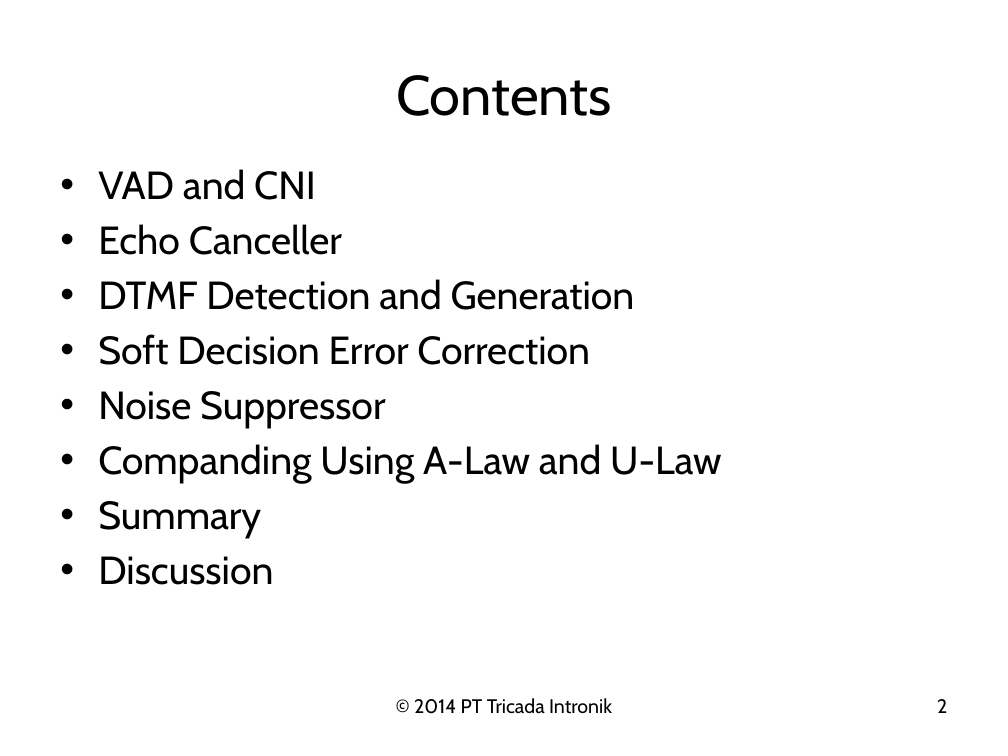
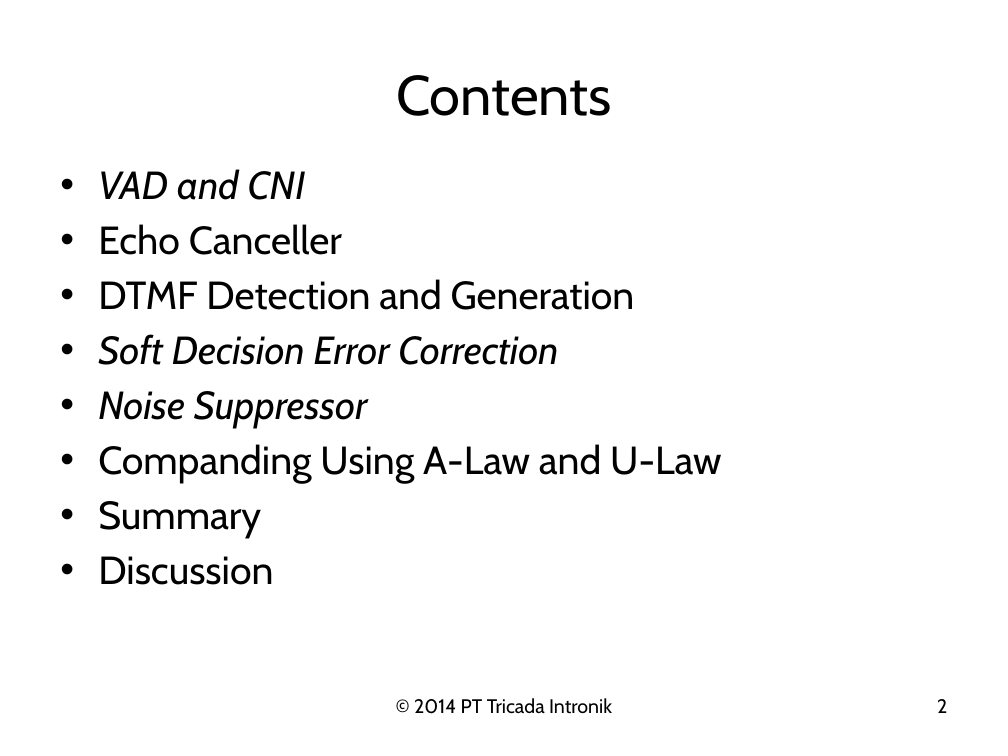
Before and after one commit to christiantigor/secure_modem, a slide deck: slide 2 of Workshop/Presentasi/Hardware Design - Vocoder Special Function.pptx. Drawn at 1008x756 pixels with LibreOffice and Linux fonts; fonts in the diff are those of the drawing; background and template pictures are left out. Boxes give left, top, right and bottom in pixels: in the first picture for what was removed or moved away, otherwise in the second. Text is boxed around its words. In the diff, an @@ line names an element or a change of style, - is before the commit and + after.

```diff
--- a/Workshop/Presentasi/Hardware Design - Vocoder Special Function.pptx
+++ b/Workshop/Presentasi/Hardware Design - Vocoder Special Function.pptx
@@ text at bbox=[98, 169, 558, 429]: italic on in "VAD and CNI", "Soft Decision Error Correction", "Noise Suppressor" @@
```
Also in this commit, not shown: 5 other files.
